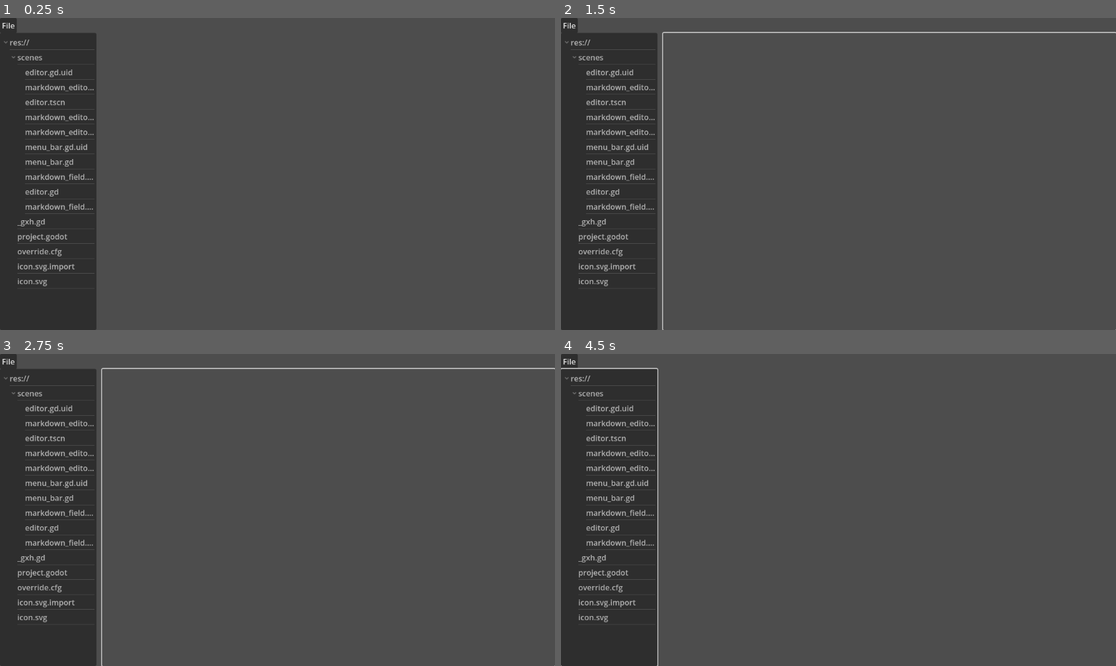
Above: before the commit, frames 1-4 (two rows, left to right).
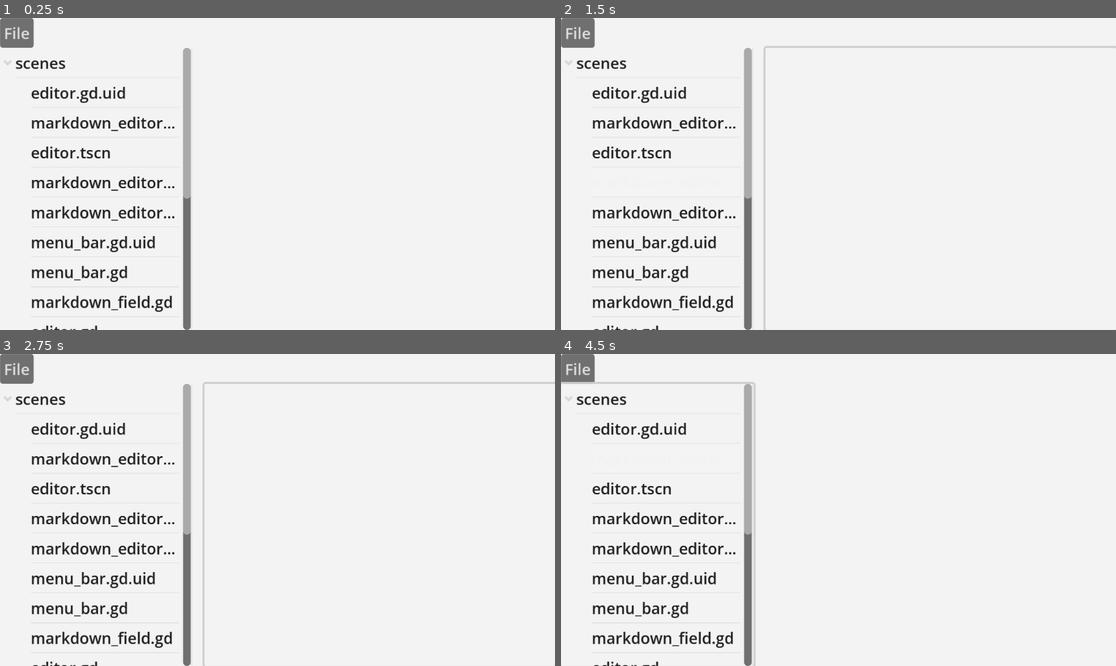
Above: after the commit, the same moments.

Repository: olafjanssen/snorfeld
Game: Godot game, scene res://scenes/editor.tscn
Two runs of this game, one before a commit and one after it. Both use one fixed random seed, a clock stepped at 60 frames per second and the inputs below.
Inputs (mouse positions are in pixels of both pictures, inside the frame that each line leads up to):
- Up to frame 1 (0.25 s): no input
- Up to frame 2 (1.5 s): tap Enter at 0.5 s; move the mouse to (888, 180) at 0.52 s; hold Right 0.53-1.28 s; tap Backspace at 0.6 s; click (888, 180) at 0.67 s; tap Space at 1.25 s; move the mouse to (727, 189) at 1.27 s; hold Down from 1.28 s (still down); tap Delete at 1.35 s
- Up to frame 3 (2.75 s): move the mouse to (333, 441) at 2.02 s; release Down at 2.03 s; hold Right from 2.03 s (still down); tap Enter at 2.1 s
- Up to frame 4 (4.5 s): tap Enter at 2.75, 4.25 s; move the mouse to (810, 572) at 2.77 s; release Right at 2.78 s; hold Up 2.78-3.53 s; tap C at 2.85 s; click (810, 572) at 2.92 s; tap Space at 3.5 s; move the mouse to (1005, 556) at 3.52 s; hold Left from 3.53 s (still down); tap V at 3.6 s; move the mouse to (672, 463) at 4.27 s; tap X at 4.35 s

The runs differ from the first frame. In frame 1, 99% of the frame differs, in the area x 0-100%, y 0-100%; in frame 2, 99%; in frame 3, 99%; in frame 4, 99%.

Commit message:
Add improved themed styling

Diff:
--- a/project.godot
+++ b/project.godot
@@ -15,6 +15,10 @@
 config/features=PackedStringArray("4.6", "Forward Plus")
 config/icon="res://icon.svg"
 
+[display]
+
+window/dpi/allow_hidpi=false
+
 [dotnet]
 
 project/assembly_name="snorfeld"
@@ -26,3 +30,5 @@
 [rendering]
 
 rendering_device/driver.windows="d3d12"
+2d/snap/snap_2d_transforms_to_pixel=true
+2d/snap/snap_2d_vertices_to_pixel=true
--- a/scenes/editor.gd
+++ b/scenes/editor.gd
@@ -24,7 +24,7 @@
 	tree.item_activated.connect(_on_item_activated)
 
 func _update_theme():
-	pass  # Customize in user code
+	Window.get_focused_window().set_content_scale_factor(2.0)
 
 func _load_config():
 	if config.load(CONFIG_FILE) != OK:
--- a/scenes/editor.tscn
+++ b/scenes/editor.tscn
@@ -3,6 +3,7 @@
 [ext_resource type="PackedScene" uid="uid://bgiwg4m4ui35r" path="res://scenes/markdown_editor.tscn" id="1_b1cmn"]
 [ext_resource type="Script" uid="uid://b7bd543nep8b" path="res://scenes/editor.gd" id="1_pxqd5"]
 [ext_resource type="Script" uid="uid://0eyhknua844u" path="res://scenes/menu_bar.gd" id="2_q68jb"]
+[ext_resource type="Theme" uid="uid://o8gx2nmawf21" path="res://themes/light_theme.tres" id="2_xg7d5"]
 
 [node name="Editor" type="Control" unique_id=1446888840]
 layout_mode = 3
@@ -13,26 +14,41 @@
 grow_vertical = 2
 script = ExtResource("1_pxqd5")
 
+[node name="Panel" type="Panel" parent="." unique_id=71970276]
+layout_mode = 1
+anchors_preset = 15
+anchor_right = 1.0
+anchor_bottom = 1.0
+grow_horizontal = 2
+grow_vertical = 2
+theme = ExtResource("2_xg7d5")
+
 [node name="MenuBar" type="MenuBar" parent="." unique_id=642592578]
 layout_mode = 0
 anchor_right = 1.0
 size_flags_vertical = 0
+theme = ExtResource("2_xg7d5")
 script = ExtResource("2_q68jb")
 
 [node name="File" type="PopupMenu" parent="MenuBar" unique_id=1796061075]
+theme = ExtResource("2_xg7d5")
 
 [node name="HSplitContainer" type="HSplitContainer" parent="." unique_id=933558153]
 layout_mode = 0
 anchor_right = 1.0
 anchor_bottom = 1.0
 offset_top = 24.0
+theme = ExtResource("2_xg7d5")
 split_offsets = PackedInt32Array(200)
 split_offset = 200
 
 [node name="FileBrowser" type="Tree" parent="HSplitContainer" unique_id=1189385257]
 layout_mode = 2
 size_flags_vertical = 3
+theme = ExtResource("2_xg7d5")
+hide_root = true
 
 [node name="MarkdownEditor" parent="HSplitContainer" unique_id=939043927 instance=ExtResource("1_b1cmn")]
 layout_mode = 2
 size_flags_horizontal = 3
+theme = ExtResource("2_xg7d5")
--- a/scenes/markdown_editor.tscn
+++ b/scenes/markdown_editor.tscn
@@ -1,6 +1,7 @@
 [gd_scene format=3 uid="uid://bgiwg4m4ui35r"]
 
 [ext_resource type="Script" uid="uid://wbb02haj18gd" path="res://scenes/markdown_editor.gd" id="1_k4myg"]
+[ext_resource type="Theme" uid="uid://o8gx2nmawf21" path="res://themes/light_theme.tres" id="2_grceo"]
 [ext_resource type="Script" uid="uid://migi6bhiy15a" path="res://scenes/markdown_field.gd" id="2_mdfield"]
 
 [node name="MarkdownEditor" type="Control" unique_id=752879554]
@@ -16,12 +17,14 @@
 layout_mode = 0
 anchor_right = 1.0
 anchor_bottom = 1.0
+theme = ExtResource("2_grceo")
 
 [node name="MarkdownContent" type="RichTextLabel" parent="ScrollContainer" unique_id=1400961899]
 layout_mode = 2
 size_flags_horizontal = 3
 size_flags_vertical = 3
 focus_mode = 2
+theme = ExtResource("2_grceo")
 bbcode_enabled = true
 text = "Hello!
 [b]Hello![/b]
--- /dev/null
+++ b/themes/light_theme.tres
@@ -0,0 +1,30 @@
+[gd_resource type="Theme" format=3 uid="uid://o8gx2nmawf21"]
+
+[sub_resource type="StyleBoxFlat" id="StyleBoxFlat_7tebe"]
+bg_color = Color(0.9529412, 0.9529412, 0.9529412, 1)
+
+[sub_resource type="StyleBoxFlat" id="StyleBoxFlat_clh54"]
+bg_color = Color(1, 1, 0.9411765, 1)
+
+[sub_resource type="StyleBoxFlat" id="StyleBoxFlat_k48q0"]
+bg_color = Color(0.9529412, 0.9529412, 0.9529412, 1)
+border_width_right = 2
+border_color = Color(0.9098039, 0.9098039, 0.9098039, 1)
+
+[resource]
+Panel/styles/panel = SubResource("StyleBoxFlat_7tebe")
+RichTextLabel/colors/default_color = Color(0.11764706, 0.11764706, 0.11764706, 1)
+RichTextLabel/font_sizes/bold_font_size = 22
+RichTextLabel/font_sizes/bold_italics_font_size = 22
+RichTextLabel/font_sizes/h1_font_size = 44
+RichTextLabel/font_sizes/h2_font_size = 16
+RichTextLabel/font_sizes/h3_font_size = 16
+RichTextLabel/font_sizes/h4_font_size = 16
+RichTextLabel/font_sizes/h5_font_size = 16
+RichTextLabel/font_sizes/h6_font_size = 16
+RichTextLabel/font_sizes/italics_font_size = 22
+RichTextLabel/font_sizes/mono_font_size = 22
+RichTextLabel/font_sizes/normal_font_size = 22
+RichTextLabel/styles/background = SubResource("StyleBoxFlat_clh54")
+Tree/colors/font_color = Color(0.11764706, 0.11764706, 0.11764706, 1)
+Tree/styles/panel = SubResource("StyleBoxFlat_k48q0")
